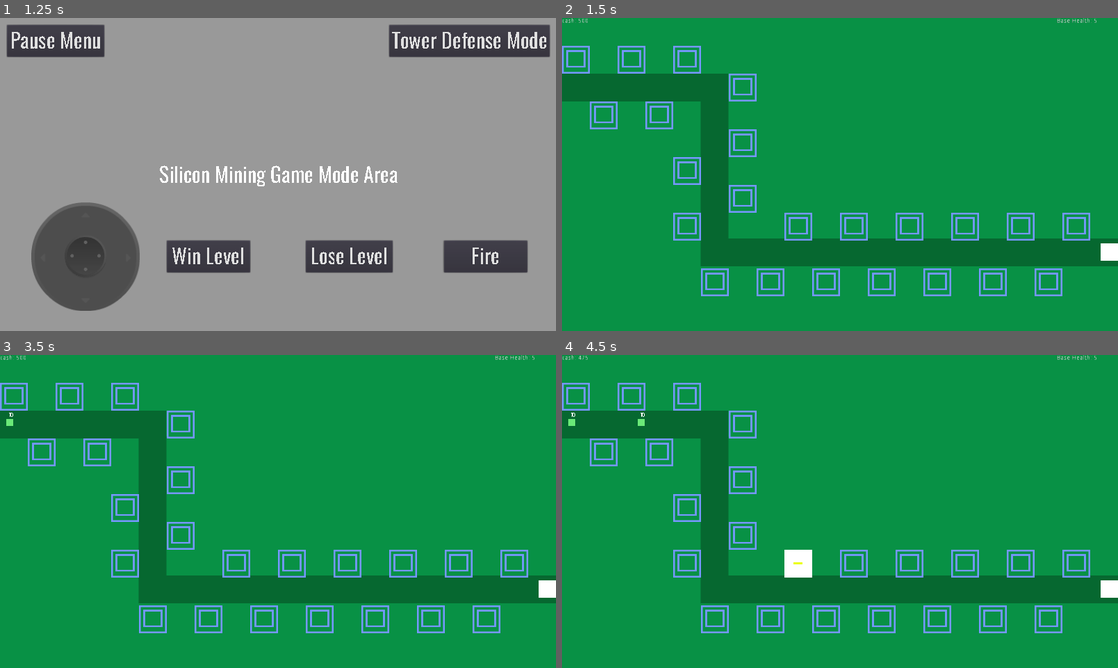
Above: before the commit, frames 1-4 (two rows, left to right).
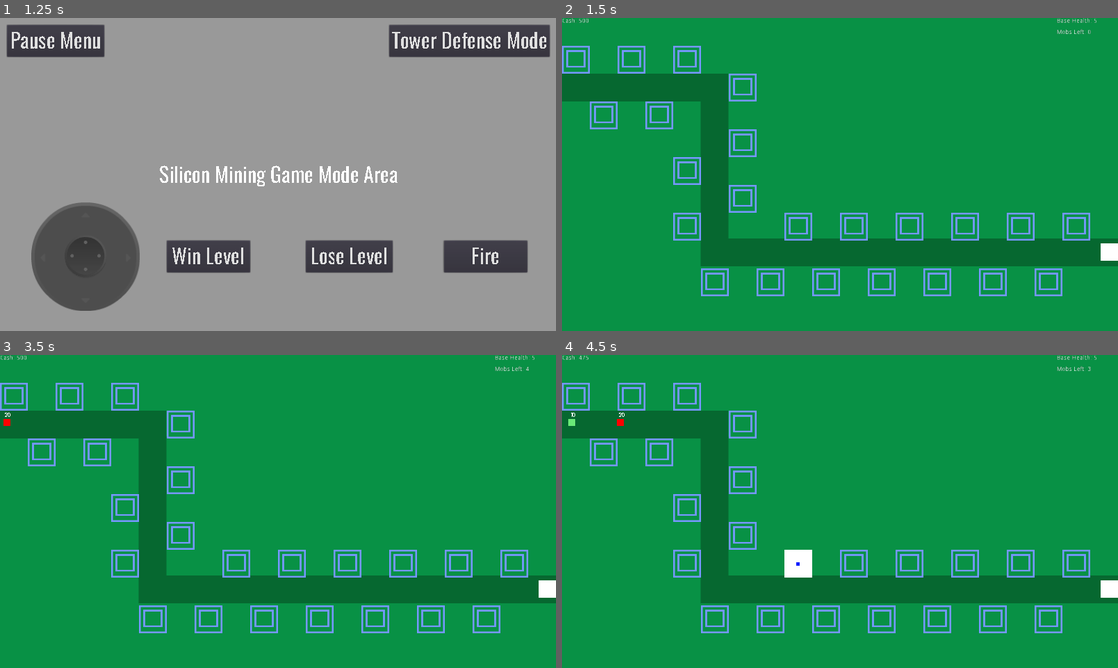
Above: after the commit, the same moments.

Repository: njrobbins/cache-command
Game: Godot game, scene res://Scenes/MainMenu.tscn
Same seed, same stepped clock (60 frames per second), same inputs: the game is played once before the commit and once after it.
Inputs (mouse positions are in pixels of both pictures, inside the frame that each line leads up to):
- Up to frame 1 (1.25 s): click (272, 268) at 0.5 s
- Up to frame 2 (1.5 s): click "Tower Defense Mode" at 1.25 s
- Up to frame 3 (3.5 s): tap Enter at 2 s; move the mouse to (400, 495) at 2.02 s; click (400, 495) at 2.17 s; tap Space at 2.75 s; drag from (166, 527) to (544, 589) at 2.77 s
- Up to frame 4 (4.5 s): tap Enter at 3.5 s; move the mouse to (895, 442) at 3.52 s; click (895, 442) at 3.67 s; tap Space at 4.25 s; drag from (812, 574) to (1106, 589) at 4.27 s

Frame 1 is identical in both runs. In frame 2, less than 0.1% of the frame differs, in the area x 0-96%, y 0-6%; in frame 3, 0.1%; in frame 4, 0.2%, in the area x 0-96%, y 0-68%.

Commit message:
Changed drone and tower behaviors and placeholder look of them

Diff:
--- a/Scenes/Game.tscn
+++ b/Scenes/Game.tscn
@@ -71,16 +71,25 @@
 
 [node name="MobTimer" type="Timer" parent="."]
 
-[node name="BaseLabel" type="Label" parent="."]
+[node name="MobsLabel" type="Label" parent="."]
 margin_left = 1139.0
+margin_top = 26.0
 margin_right = 1277.0
-margin_bottom = 14.0
+margin_bottom = 40.0
 __meta__ = {
 "_edit_use_anchors_": false
 }
 
 [node name="CashLabel" type="Label" parent="."]
 margin_right = 40.0
+margin_bottom = 14.0
+__meta__ = {
+"_edit_use_anchors_": false
+}
+
+[node name="BaseLabel" type="Label" parent="."]
+margin_left = 1139.0
+margin_right = 1277.0
 margin_bottom = 14.0
 __meta__ = {
 "_edit_use_anchors_": false
--- a/Scenes/Shot.tscn
+++ b/Scenes/Shot.tscn
@@ -3,7 +3,7 @@
 [ext_resource path="res://Scripts/Shot.gd" type="Script" id=1]
 
 [sub_resource type="RectangleShape2D" id=1]
-extents = Vector2( 13.9084, 2.10845 )
+extents = Vector2( 2, 2 )
 
 [node name="Shot" type="Area2D" groups=[
 "shot",
@@ -11,13 +11,17 @@
 script = ExtResource( 1 )
 
 [node name="AnimatedSprite" type="ColorRect" parent="."]
-margin_right = 27.0
+margin_right = 4.0
 margin_bottom = 4.0
-color = Color( 0.823529, 0.87451, 0.2, 1 )
+color = Color( 0.0823529, 0.741176, 0.847059, 1 )
 __meta__ = {
 "_edit_use_anchors_": false
 }
 
 [node name="CollisionShape2D" type="CollisionShape2D" parent="."]
-position = Vector2( 13.2163, 2.46321 )
+position = Vector2( 2, 2 )
 shape = SubResource( 1 )
+
+[node name="LifeTimer" type="Timer" parent="."]
+wait_time = 0.5
+[connection signal="timeout" from="LifeTimer" to="." method="_on_LifeTimer_timeout"]
--- a/Scenes/Tower.tscn
+++ b/Scenes/Tower.tscn
@@ -3,7 +3,7 @@
 [ext_resource path="res://Scripts/Tower.gd" type="Script" id=1]
 
 [sub_resource type="CircleShape2D" id=2]
-radius = 200.0
+radius = 300.0
 
 [node name="Tower" type="Area2D"]
 script = ExtResource( 1 )
@@ -16,11 +16,11 @@
 }
 
 [node name="Gun" type="ColorRect" parent="."]
-margin_left = 21.0
-margin_top = 29.0
-margin_right = 41.0
-margin_bottom = 34.0
-color = Color( 0.921569, 0.996078, 0.0627451, 1 )
+margin_left = 28.0
+margin_top = 28.0
+margin_right = 36.0
+margin_bottom = 36.0
+color = Color( 0.0627451, 0.121569, 0.996078, 1 )
 __meta__ = {
 "_edit_use_anchors_": false
 }
--- a/Scripts/Drone.gd
+++ b/Scripts/Drone.gd
@@ -2,6 +2,15 @@
 
 export var speed = 160
 export var hp = 10
+
+
+func init(spd, h, big=false, fast=false):
+	speed = spd
+	hp = h
+	if big:
+		$Area2D/AnimatedSprite.color = Color(255, 0, 0)
+	elif fast:
+		$Area2D/AnimatedSprite.color = Color(255, 255, 0)
 
 func _ready():
 	$Label.text = str(hp)
--- a/Scripts/Game.gd
+++ b/Scripts/Game.gd
@@ -9,7 +9,7 @@
 var wave = 0
 var mobs_left = 0
 var mobs_total
-var wave_mobs = [5, 5, 5, 5, 5]
+var wave_mobs = [5, 5, 15, 15, 15]
 
 var tilemap
 var cell_size
@@ -28,8 +28,9 @@
 		mobs_total += w
 
 func _physics_process(_delta):
-	$CashLabel.text = "cash: " + str(cash)
+	$CashLabel.text = "Cash: " + str(cash)
 	$BaseLabel.text = "Base Health: " + str(base_hp)
+	$MobsLabel.text = "Mobs Left: " + str(mobs_left)
 
 func _input(event):
 	if event is InputEventMouseButton and event.pressed:
@@ -43,8 +44,9 @@
 				cash -= 25
 				occupied.push_back(tower_pos)
 				instance = tower.instance()
+				instance.init(210,4)
 				add_child(instance)
-				instance.position =  tower_pos
+				instance.position = tower_pos
 
 func add_cash(num):
 	cash += num
@@ -67,6 +69,16 @@
 func _on_MobTimer_timeout():
 #	print("Spawning")
 	instance = mob.instance()
+	if mobs_left % 5 == 0:
+		# every 5 mobs are bigger slower mobs
+
+		instance.init(120, 20, true)
+	elif mobs_left % 3 == 0:
+		# every 3 mobs are smaller faster mobs
+		instance.init(200, 5, false, true)
+	else:
+		# Spawn normal mobs
+		instance.init(160, 10)
 	$Path2D.add_child(instance)
 	mobs_left -= 1
 	if mobs_left <= 0:
--- a/Scripts/Shot.gd
+++ b/Scripts/Shot.gd
@@ -4,6 +4,7 @@
 var target = null
 var speed = 200
 var velocity
+var timerStarted = false
 
 func _physics_process(delta):
 	if target.get_ref():
@@ -11,7 +12,16 @@
 		position += velocity * delta
 		rotation = velocity.angle()
 	else:
-		queue_free()
+		timerStarted = true
+		$LifeTimer.start()
+
+	if timerStarted:
+		position += velocity * delta
 
 func set_target(new_target):
 	target = weakref(new_target)
+
+
+func _on_LifeTimer_timeout():
+	timerStarted = false
+	queue_free()
--- a/Scripts/Tower.gd
+++ b/Scripts/Tower.gd
@@ -5,15 +5,20 @@
 var shooting = false
 var current_target = null
 var target_position
-var distance_to_t = 1000
+var distance_to_t
 
 var instance
 var shot = load("res://Scenes/Shot.tscn")
 
-var RADIUS
+export var RADIUS = 200
+export var shoot_rate = 4
 
-func _ready():
-	RADIUS = $Aggro/AggroShape.shape.radius
+func init(rad, rate):
+	RADIUS = rad
+	shoot_rate = rate
+
+	$Aggro/AggroShape.shape.radius = RADIUS
+	$ShootTimer.set_wait_time(1.0/shoot_rate)
 
 func _physics_process(_delta):
 	if !current_target:
